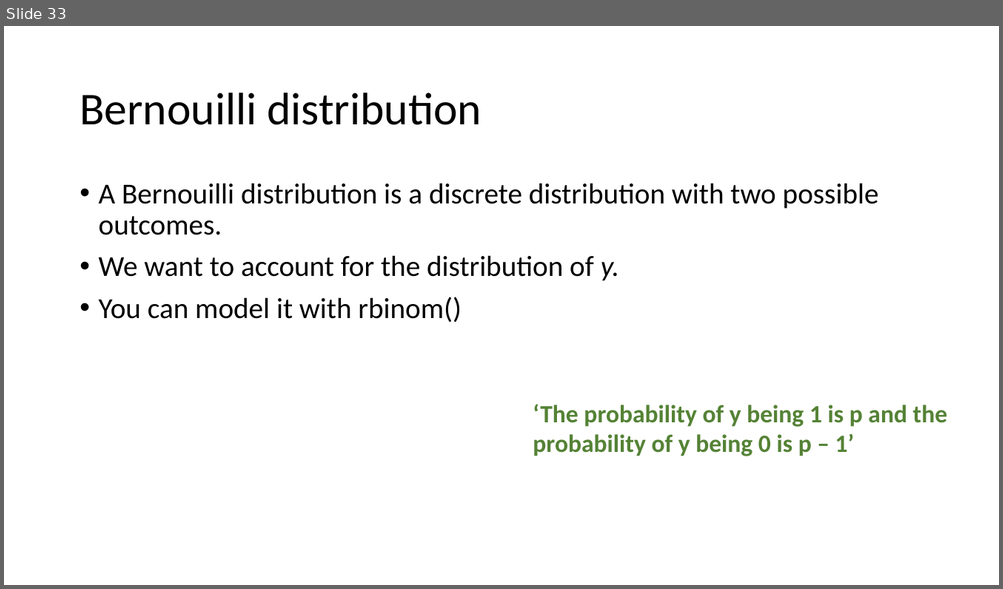
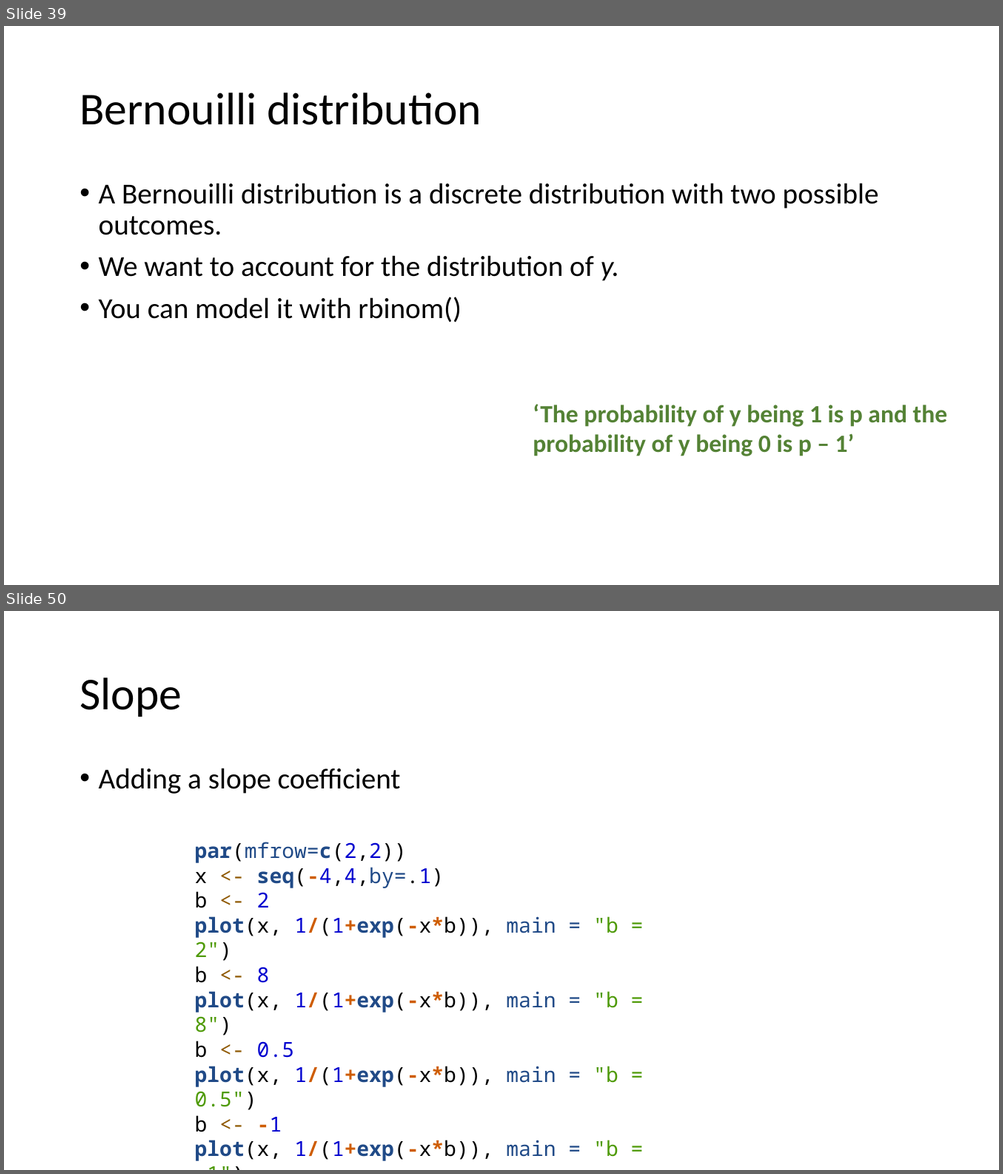
Before and after one commit to ajrtallman/StatisticsinLinguistics_FSU_2023_2024, a slide deck: 02_slides/Statistics for linguists 2023-12-06.odp. Shown one above the other, each under a label of ours: slide 33 before the commit, slides 39 and 50 after it; the slides between them are not shown. The pictures are 1003x589 and 1003x1174 pixels, drawn with LibreOffice and Linux fonts; fonts in the diff are those of the drawing. Boxes give left, top, right and bottom in pixels: in the first picture for what was removed or moved away, otherwise in the second. Text is boxed around its words. In the diff, an @@ line names an element or a change of style, - is before the commit and + after.

```diff
--- a/02_slides/Statistics for linguists 2023-12-06.odp
+++ b/02_slides/Statistics for linguists 2023-12-06.odp
@@ slide 50 added at <box>4,611,999,1170</box>, background #FFFFFF @@
@@ title added at <box>79,678,182,717</box>, 44 pt, text #000000 @@
+Slope
@@ text added at <box>99,768,401,794</box>, 28 pt, text #000000 @@
+• Adding a slope coefficient
@@ text added at <box>195,842,618,1162</box>, 20 pt, text #204A87 @@
+par(mfrow=c(2,2))
+x <- seq(-4,4,by=.1)
+b <- 2
+plot(x, 1/(1+exp(-x*b)), main = "b = 2")
+b <- 8
+plot(x, 1/(1+exp(-x*b)), main = "b = 8")
+b <- 0.5
+plot(x, 1/(1+exp(-x*b)), main = "b = 0.5")
+b <- -1
+plot(x, 1/(1+exp(-x*b)), main = "b = -1")
@@ what was slide 33 is now slide 39 @@
```
Also in this commit, not shown: 1 slide changed, 27 other slides added, 2 slides removed.
